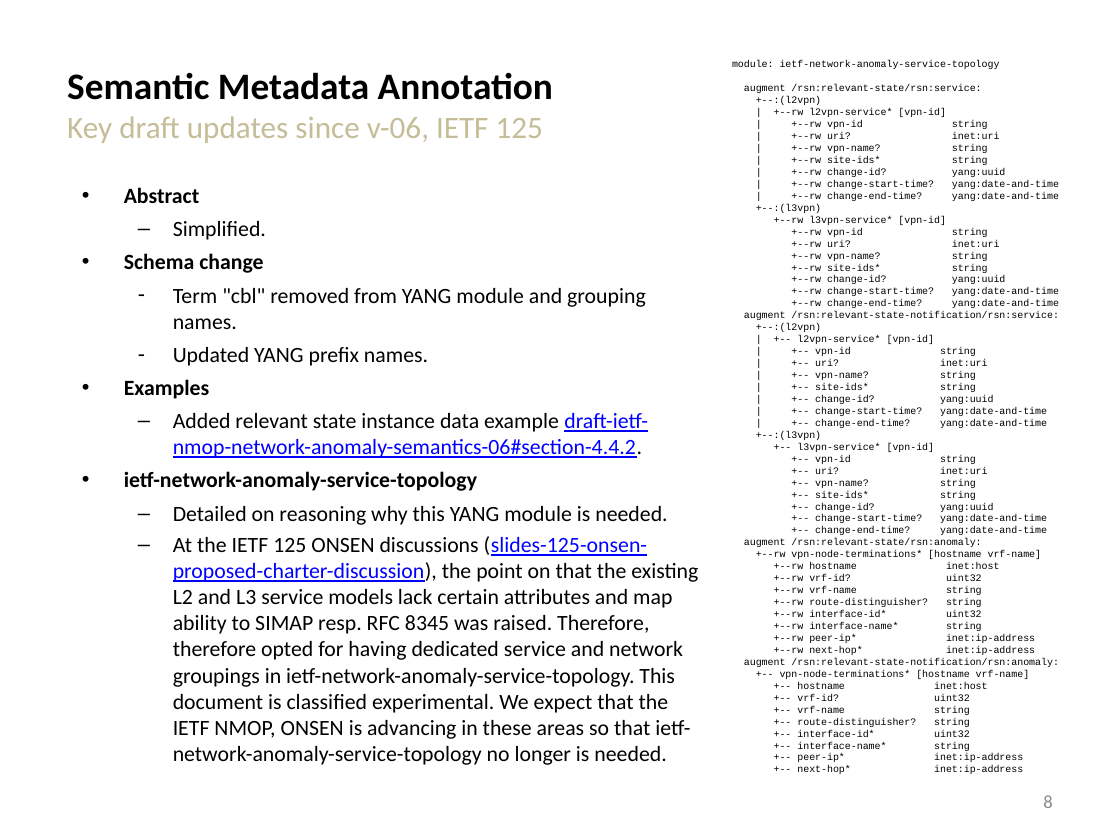
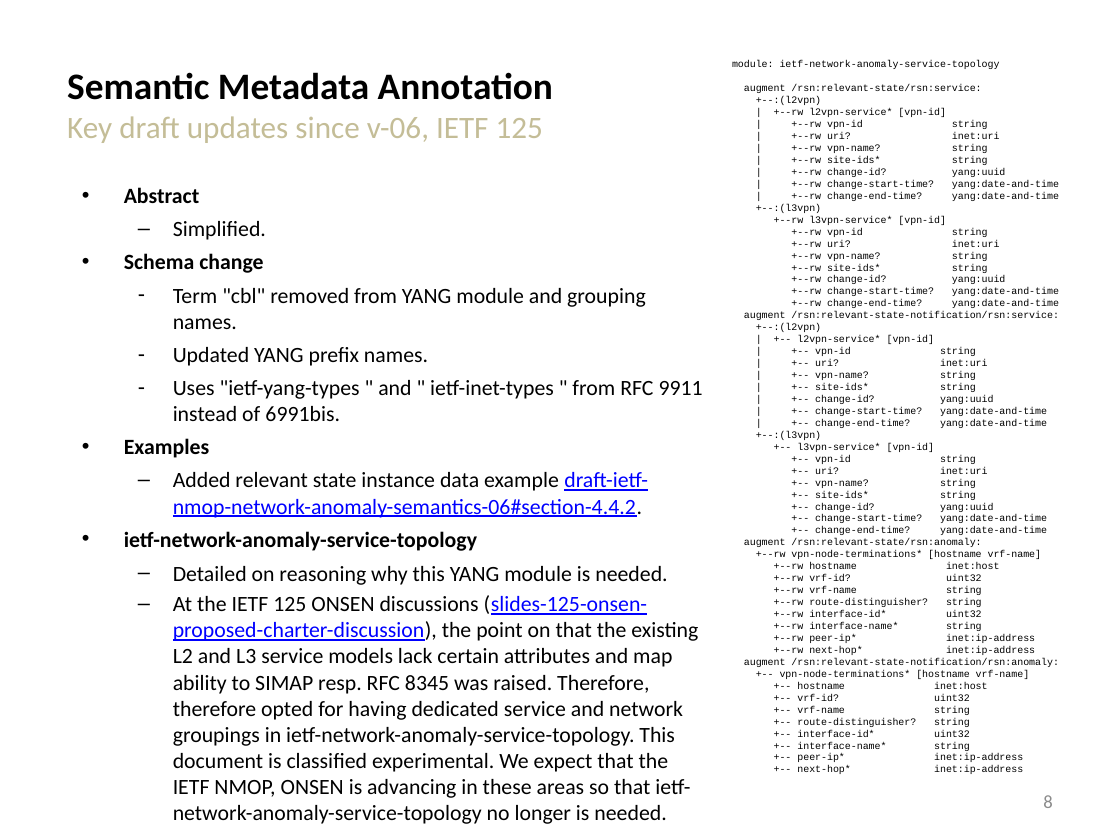
Before and after one commit to network-analytics/ietf-network-analytics-document-status, a slide deck: slide 8 of 126/NMOP/draft-ietf-nmop-network-anomaly-architecture-semantics-lifecycle.pptx. Drawn at 1120x840 pixels with LibreOffice and Linux fonts; fonts in the diff are those of the drawing. Boxes give left, top, right and bottom in pixels: in the first picture for what was removed or moved away, otherwise in the second. Text is boxed around its words. In the diff, an @@ line names an element or a change of style, - is before the commit and + after.

```diff
--- a/126/NMOP/draft-ietf-nmop-network-anomaly-architecture-semantics-lifecycle.pptx
+++ b/126/NMOP/draft-ietf-nmop-network-anomaly-architecture-semantics-lifecycle.pptx
@@ text at <box>173,380,703,421</box>: paragraph added @@
+  – Uses "ietf-yang-types " and " ietf-inet-types " from RFC 9911 instead of 6991bis.
```
Also in this commit, not shown: 1 other slide changed, 1 other file.
